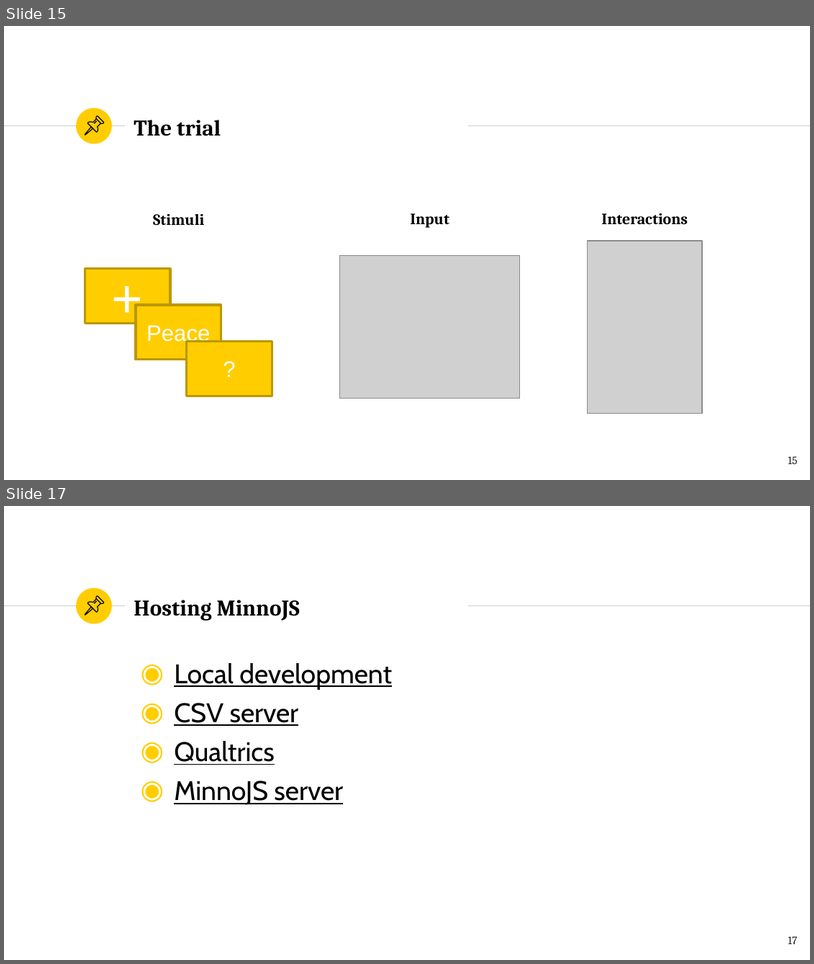
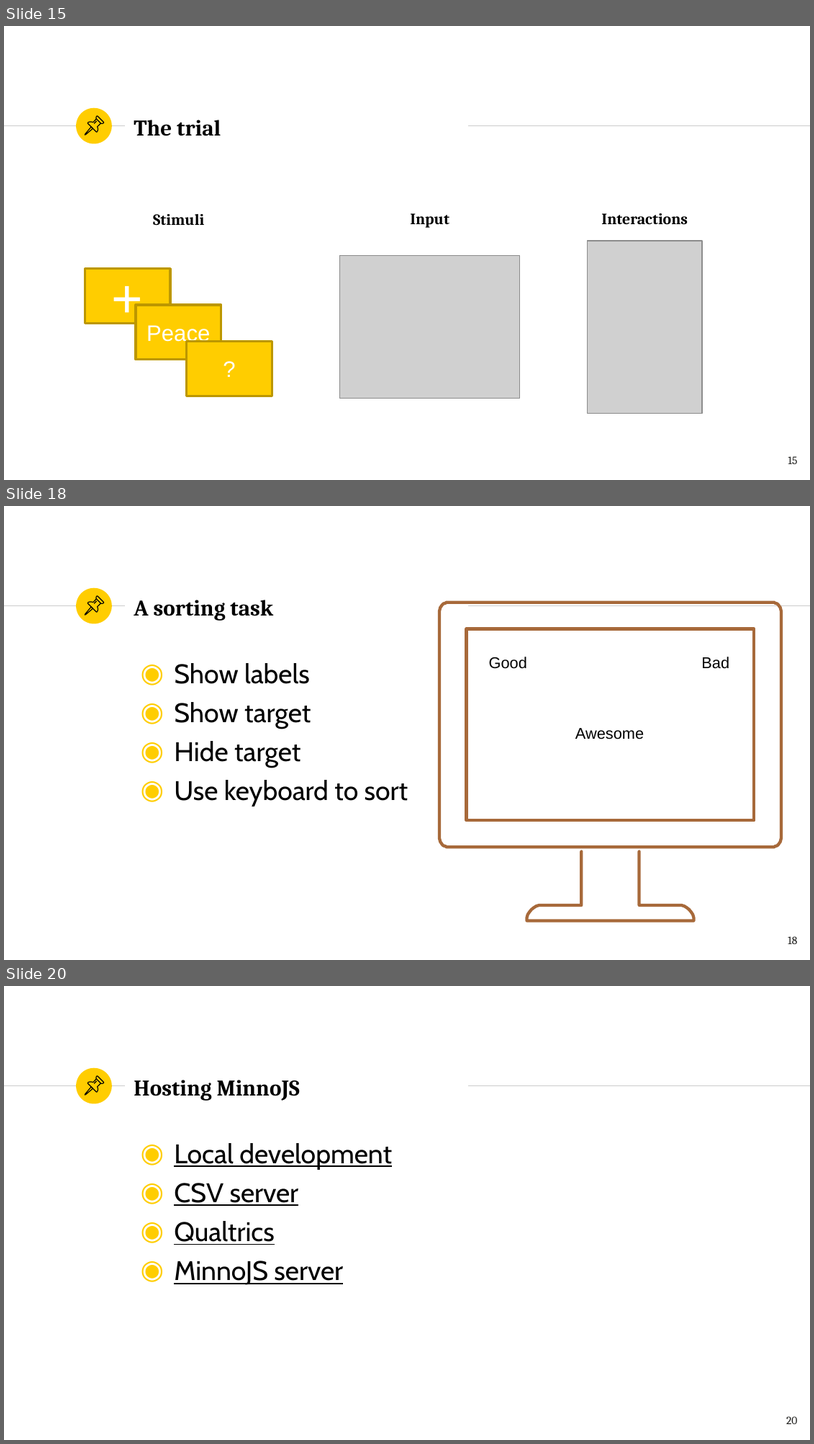
Before and after one commit to minnojs/minnojs-workshop, a slide deck: workshop.pptx. Shown one above the other, each under a label of ours: slides 15 and 17 before the commit, slides 15, 18 and 20 after it; the slides between them are not shown. The pictures are 814x964 and 814x1444 pixels, drawn with LibreOffice and Linux fonts; fonts in the diff are those of the drawing; grey boxes stand for pictures. Boxes give left, top, right and bottom in pixels: in the first picture for what was removed or moved away, otherwise in the second. Text is boxed around its words. In the diff, an @@ line names an element or a change of style, - is before the commit and + after.

Commit message:
added intro to example task

```diff
--- a/workshop.pptx
+++ b/workshop.pptx
@@ slide 18 added at <box>4,506,810,960</box>, background #FFFFFF; not listed: 3 template elements that a slide beside it also shows @@
@@ group added at <box>85,596,103,615</box>: 4 freeform shapes @@
@@ title added at <box>134,600,273,620</box>, 20 pt, text #000000, bold @@
+A sorting task
@@ freeform shape added at <box>440,602,782,847</box>, outline #A7693A 2.75 pt @@
@@ text added at <box>489,656,527,669</box>, 14 pt, text #000000 @@
+Good
@@ text added at <box>702,656,730,669</box>, 14 pt, text #000000 @@
+Bad
@@ text added at <box>174,663,409,806</box>, 24 pt, text #000000 @@
+◉ Show labels
+◉ Show target
+◉ Hide target
+◉ Use keyboard to sort
@@ text added at <box>576,728,644,739</box>, 14 pt, text #000000 @@
+Awesome
@@ freeform shape added at <box>527,851,694,921</box>, outline #A7693A 2.75 pt @@
@@ page number added at <box>788,936,797,944</box>, 10 pt, text #1D1D1B @@
+18
@@ what was slide 17 is now slide 20 @@
@@ page number at <box>787,1416,797,1424</box>: text changed @@
-17
+20
```
Also in this commit, not shown: 4 slides changed, 3 other slides added, 1 other file.
